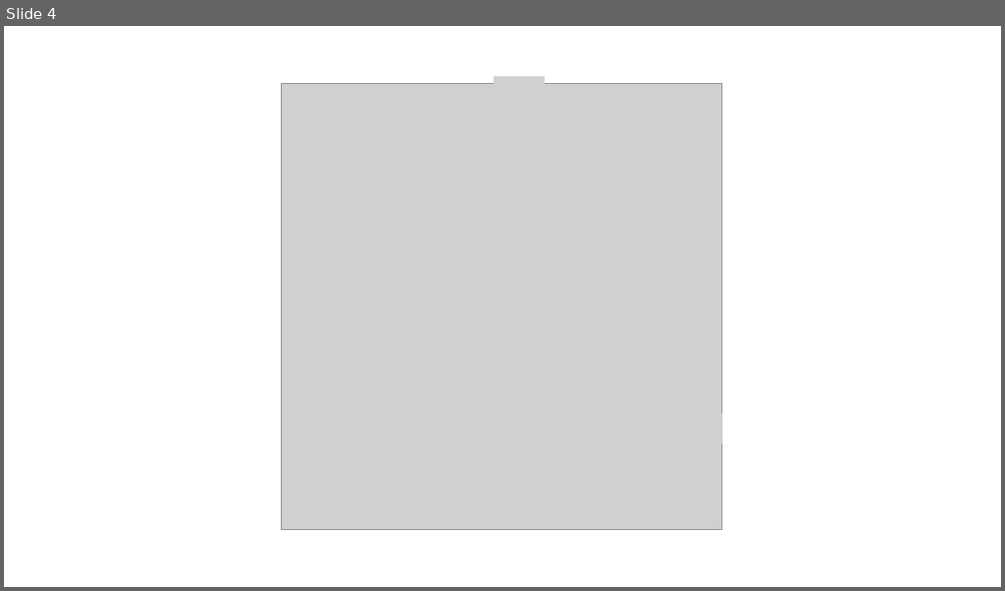
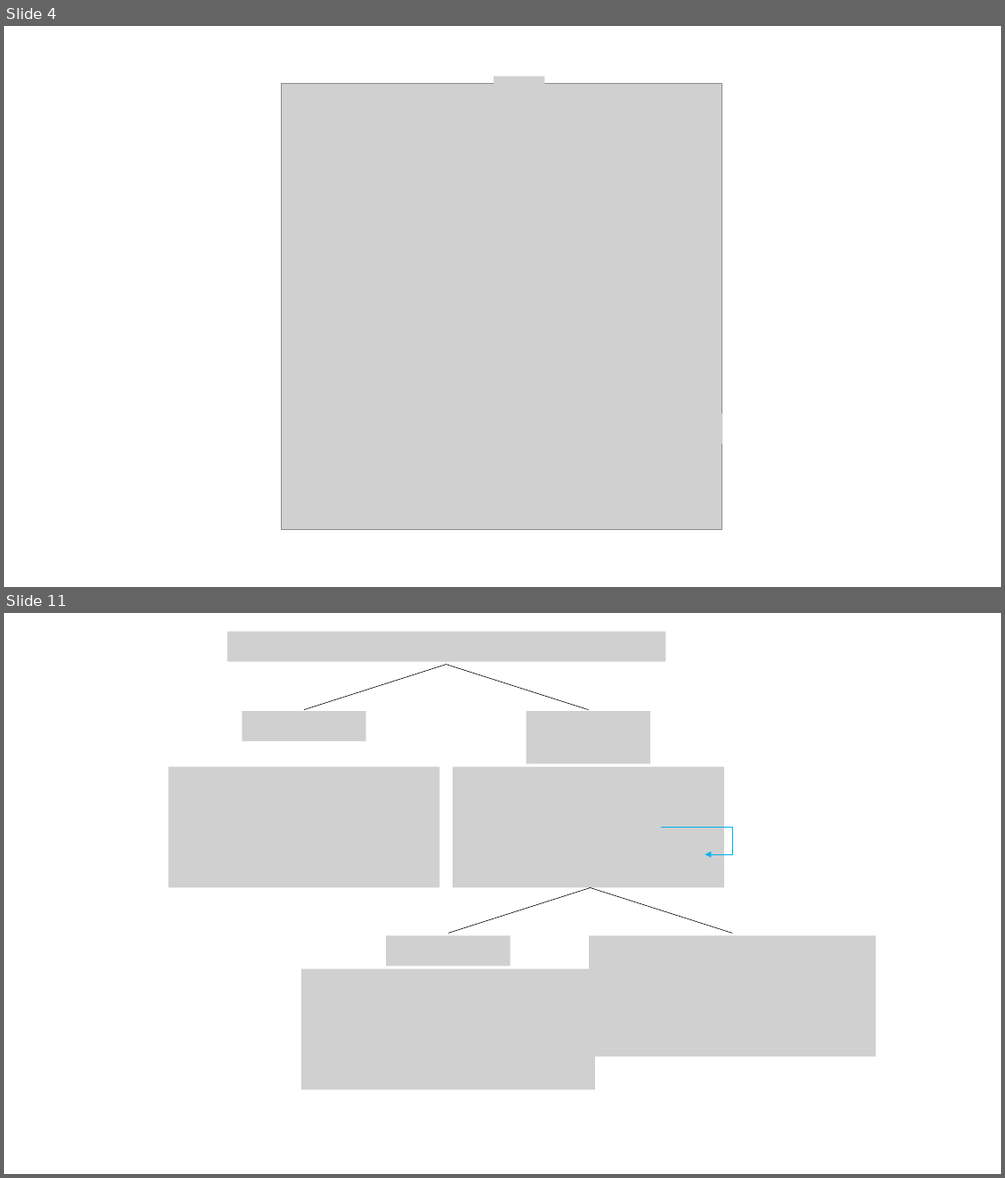
Before and after one commit to tfoseel/math-help, a slide deck: Resources/그림판.pptx. Shown one above the other, each under a label of ours: slide 4 before the commit, slides 4 and 11 after it; the slides between them are not shown. The pictures are 1005x591 and 1005x1178 pixels, drawn with LibreOffice and Linux fonts; fonts in the diff are those of the drawing; grey boxes stand for pictures. Boxes give left, top, right and bottom in pixels: in the first picture for what was removed or moved away, otherwise in the second. Text is boxed around its words. In the diff, an @@ line names an element or a change of style, - is before the commit and + after.

```diff
--- a/Resources/그림판.pptx
+++ b/Resources/그림판.pptx
@@ slide 11 added at bbox=[4, 613, 1001, 1174], background #FFFFFF @@
@@ picture added at bbox=[227, 632, 666, 662] @@
@@ line added from (446, 665) to (304, 709), #000000 0.5 pt @@
@@ line added from (446, 665) to (588, 709), #000000 0.5 pt @@
@@ picture added at bbox=[242, 711, 366, 741] @@
@@ picture added at bbox=[526, 711, 650, 764] @@
@@ picture added at bbox=[169, 767, 440, 888] @@
@@ picture added at bbox=[453, 767, 724, 888] @@
@@ freeform shape added at bbox=[661, 827, 732, 854], outline #00B0F0 1 pt @@
@@ line added from (591, 887) to (448, 933), #000000 0.5 pt @@
@@ line added from (591, 887) to (732, 933), #000000 0.5 pt @@
@@ picture added at bbox=[386, 935, 510, 965] @@
@@ picture added at bbox=[589, 935, 876, 1056] @@
@@ picture added at bbox=[301, 969, 595, 1090] @@
```
Also in this commit, not shown: 9 other slides added.
